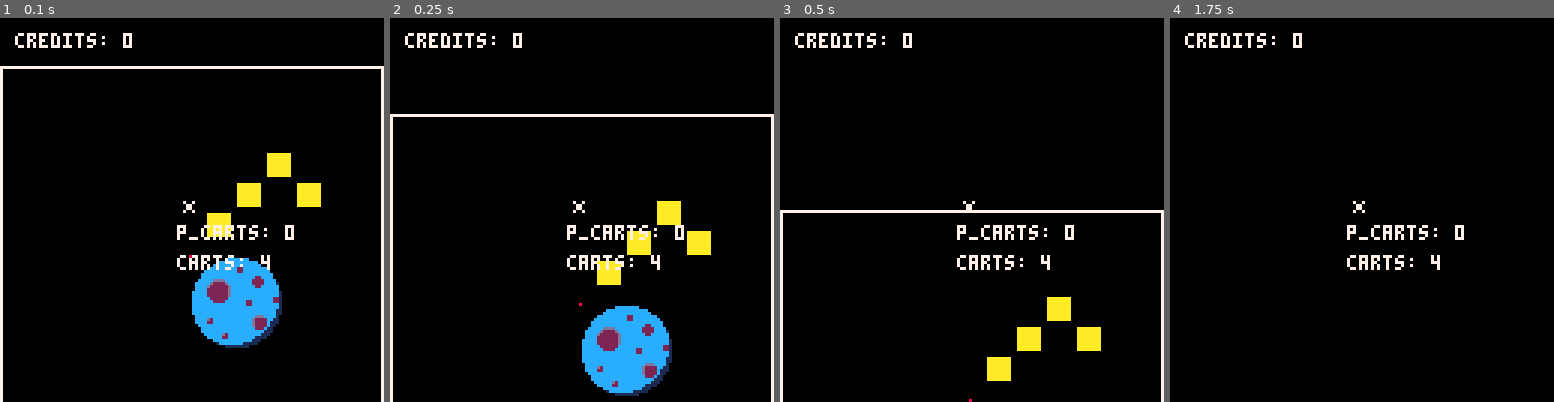
Above: before the commit, frames 1-4 (left to right).
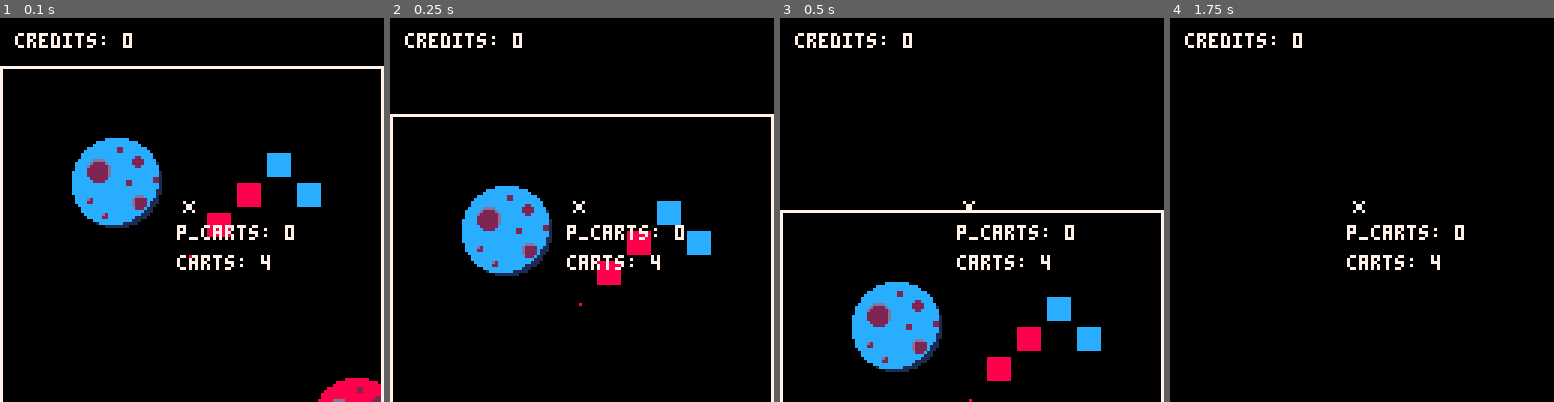
Above: after the commit, the same moments.

Repository: shen-sat/space-train-trader-demake
Game: PICO-8 cartridge game.p8
The game is run twice, just before and just after one commit, with the same random seed, the same clock (stepped at 60 frames per second) and the same inputs.
Inputs:
- Up to frame 1 (0.1 s): no input
- Up to frame 2 (0.25 s): no input
- Up to frame 3 (0.5 s): tap X (X key) at 0.33 s
- Up to frame 4 (1.75 s): tap O (Z key) at 0.7, 1.7 s; tap X (X key) at 1.07 s; hold Right from 1.6 s (still down)

The runs differ from the first frame. In frame 1, 11% of the frame differs, in the area x 18-100%, y 31-100%; in frame 2, 10%; in frame 3, 5.9%; in frame 4, nothing differs.

Commit message:
Add ore types

Diff:
--- a/game.p8
+++ b/game.p8
@@ -94,16 +94,26 @@
     end
   }
 
+  ore_types = {
+   crystal = {
+    color = 12
+   },
+   ruby = {
+    color = 8
+   }
+  }
+
   carts = {
-    make_cart(player.x + 20, player.y - 20),
-    make_cart(player.x + 10, player.y - 10),
-    make_cart(player.x + 40, player.y - 20),
-    make_cart(player.x + 30, player.y - 30)
-  }
-
-  ore_types = { gold = 'gold', ruby = 'ruby'}
+    make_cart(player.x + 20, player.y - 20, ore_types.ruby),
+    make_cart(player.x + 10, player.y - 10, ore_types.ruby),
+    make_cart(player.x + 40, player.y - 20, ore_types.crystal),
+    make_cart(player.x + 30, player.y - 30, ore_types.crystal)
+  }
+
+
   planets = {
-   make_planet(0,0,ore_types.gold)
+   make_planet(-40,-40,ore_types.crystal),
+   make_planet(40,40,ore_types.ruby)
   }
 
 end
@@ -122,13 +132,21 @@
 function _draw()
   cls()
   for planet in all(planets) do
+    local original_color = 12
+    pal(original_color,planet.type.color)
     spr(planet.sprite,planet.x,planet.y,planet.sprite_width,planet.sprite_height)
   end
   for cart in all(carts) do
+    local original_color = 10
+    pal(original_color,cart.type.color)
     spr(cart.sprite,cart.x,cart.y)
+    pal()
   end
   for cart in all(player.carts) do
+    local original_color = 10
+    pal(original_color,cart.type.color)
     spr(cart.sprite,cart.x,cart.y)
+    pal()
   end
   print('p_carts: '..#player.carts, player.x, player.y + 10, 7)
   print('carts: '..#carts, player.x, player.y + 20  , 7)
@@ -152,11 +170,14 @@
    width = 32,
    height = 32,
    type = type,
+   color = type.color,
    update = function(self)
      if self:is_buying() and btnp(5) then
        for cart in all(player.carts) do
-         player.credits += cart.value
-         del(player.carts,cart)
+         if cart.type == self.type then
+           player.credits += cart.value
+           del(player.carts,cart)
+         end
        end
      end
    end,
@@ -168,7 +189,7 @@
  return planet
 end
 
-function make_cart(x,y)
+function make_cart(x,y,type)
   local cart = {
     sprite = 1,
     x = x,
@@ -176,7 +197,8 @@
     width = 8,
     height = 8,
     weight = 1,
-    type = 'gold',
+    type = type,
+    color = type.color,
     value = 50,
     is_collected  = false,
     center = function(self)
Not shown, changed: TODO.txt
